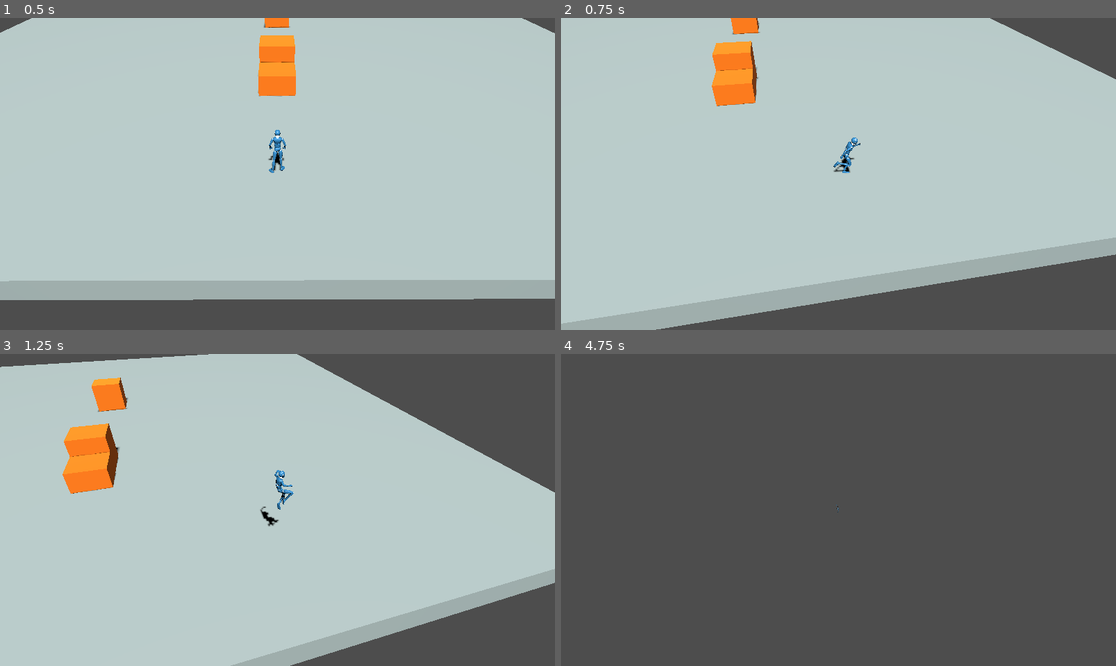
Above: before the commit, frames 1-4 (two rows, left to right).
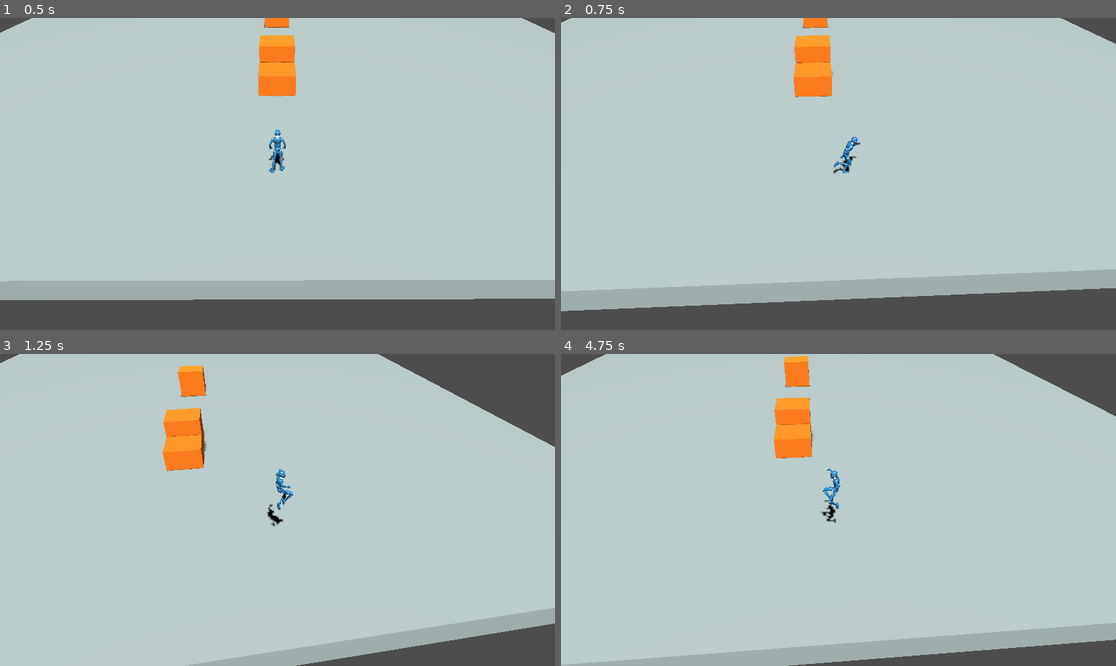
Above: after the commit, the same moments.

Repository: matteomiceli/mothman
Game: Godot game, scene res://scenes/world.tscn
Two runs of this game, one before a commit and one after it. Both use one fixed random seed, a clock stepped at 60 frames per second and the inputs below.
Inputs:
- Up to frame 1 (0.5 s): no input
- Up to frame 2 (0.75 s): tap Enter at 0.5 s; hold D (strafe_right) from 0.53 s (still down); tap Shift (dash) at 0.6 s
- Up to frame 3 (1.25 s): keep holding D (strafe_right); tap Space (jump) at 0.77 s
- Up to frame 4 (4.75 s): release D (strafe_right) at 1.28 s; hold S (move_back) 1.28-2.03 s; tap Shift (dash) every 0.75 s from 1.35 to 4.35 s; tap Space (jump) at 1.52, 3.02, 3.77, 4.52 s; hold D (strafe_right) 2.03-2.78 s; hold W (move_forward) 2.78-3.53 s; hold A (strafe_left) from 3.53 s (still down)

Frame 1 is identical in both runs. In frame 2, 14% of the frame differs, in the area x 0-100%, y 0-100%; in frame 3, 16%; in frame 4, 95%.

Commit message:
smoothed movement and rotation

Diff:
--- a/scripts/player-controller.gd
+++ b/scripts/player-controller.gd
@@ -2,7 +2,8 @@
 
 @onready var anim_tree = $PlayerModel/AnimationTree
 
-const SPEED := 6
+const MOVE_SPEED := 6
+const ACCELERATION := 90
 const JUMP_VELOCITY := 8
 const PLAYER_GRAVITY := Vector3(0, -20, 0)
 
@@ -13,6 +14,7 @@
 var run_val: float = 0.0
 var jump_val: float = 0.0
 var dash_val: float = 0.0
+var target_rotation_y: float = 0.0
 
 # Dash
 var is_dashing := false
@@ -27,8 +29,8 @@
 
 
 func _physics_process(delta: float):
+	apply_gravity(delta)
 	handle_movement(delta)
-	apply_gravity(delta)
 	handle_animations(delta)
 
 	move_and_slide()
@@ -44,13 +46,18 @@
 
 	# TODO: this feels like it wants to be distilled down to an `apply_speed_modifiers` function that
 	# applies all speed modifiers on the player, not just the dash modifier
-	velocity.x = (input_dir.x * SPEED) + dash_velocity.x
-	velocity.z = (input_dir.y * SPEED) + dash_velocity.z
+	velocity.x = move_toward(velocity.x, input_dir.x * MOVE_SPEED, ACCELERATION * delta)
+	velocity.z = move_toward(velocity.z, input_dir.y * MOVE_SPEED, ACCELERATION * delta)
 
  	# Handle player rotation
 	var look_direction := Vector3(input_dir.x, 0, input_dir.y)
-	if not global_position.is_equal_approx(global_position + look_direction):
-		self.look_at(global_position + look_direction)
+
+	if look_direction.length() > 0.1:
+		look_direction = look_direction.normalized()
+		target_rotation_y = atan2(-look_direction.x, -look_direction.z)
+
+	# Smoothly rotate toward target rotation
+	rotation.y = lerp_angle(rotation.y, target_rotation_y, 10.0 * delta)
 
 	if is_on_floor():
 		if velocity.is_zero_approx():
@@ -81,7 +88,6 @@
 		dash_velocity = Vector3.ZERO
 		is_dashing = false
 
-
 func handle_animations(delta: float):
 	match currAnim:
 		IDLE:
